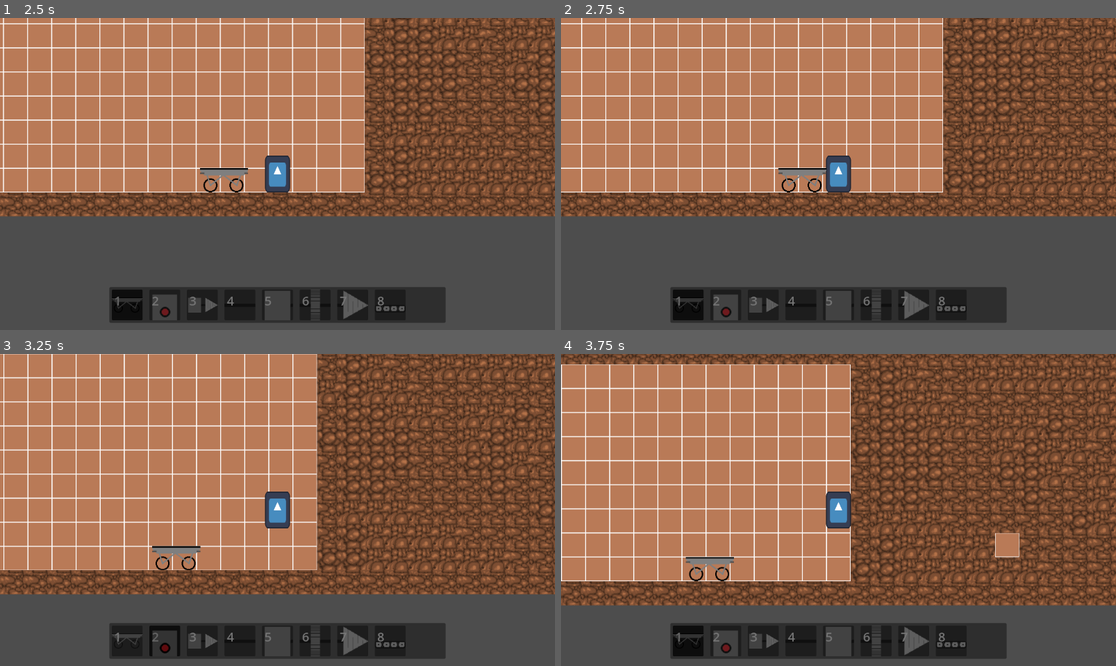
Above: before the commit, frames 1-4 (two rows, left to right).
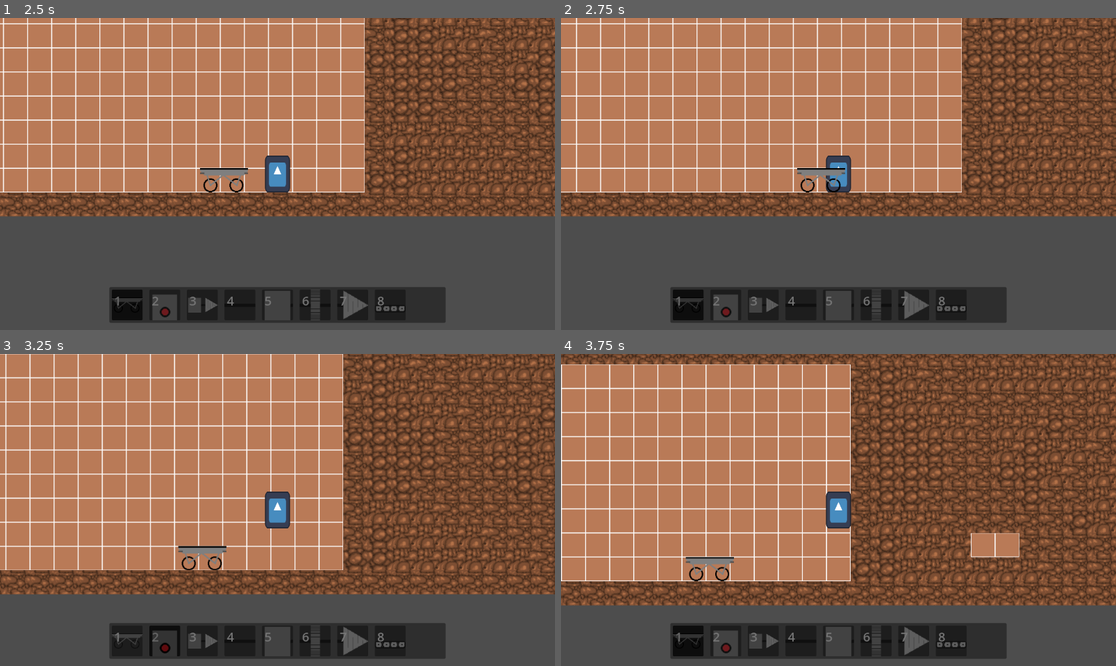
Above: after the commit, the same moments.

Repository: Redmori/Godot-Boring-Game
Game: Godot game, scene res://Scenes/main_scene.tscn
Same seed, same stepped clock (60 frames per second), same inputs: the game is played once before the commit and once after it. The engine's default icon, where the game draws it, is replaced by a stand-in: a white triangle on a blue panel in a dark square.
Inputs (mouse positions are in pixels of both pictures, inside the frame that each line leads up to):
- Up to frame 1 (2.5 s): tap Enter (ui_accept) at 0.5, 0.77, 1.52 s; move the mouse to (327, 248) at 0.52 s; hold 1 (hotkey_1) 0.53-1.28 s; hold Right (ui_right) 0.53-2.03 s; click (327, 248) at 0.67 s; move the mouse to (283, 217) at 1.27 s; tap 2 (hotkey_2) at 1.35 s; click (283, 217) at 1.42 s; move the mouse to (149, 155) at 2.02 s; hold Left (ui_left) from 2.03 s (still down); hold 1 (hotkey_1) from 2.03 s (still down); click (149, 155) at 2.17 s
- Up to frame 2 (2.75 s): keep holding Left (ui_left); keep holding 1 (hotkey_1)
- Up to frame 3 (3.25 s): move the mouse to (249, 572) at 2.77 s; release Left (ui_left) at 2.78 s; release 1 (hotkey_1) at 2.78 s; hold Right (ui_right) from 2.78 s (still down); tap 2 (hotkey_2) at 2.85 s; click (249, 572) at 2.92 s; tap Enter (ui_accept) at 3.02 s
- Up to frame 4 (3.75 s): keep holding Right (ui_right); move the mouse to (1005, 556) at 3.52 s; hold 1 (hotkey_1) from 3.53 s (still down); click (1005, 556) at 3.67 s

Frame 1 is identical in both runs. In frame 2, 17% of the frame differs, in the area x 0-100%, y 0-64%; in frame 3, 21%, in the area x 0-100%, y 0-78%; in frame 4, 0.3%.

Commit message:
inventory to PackedScenes
Changed the inventory items to used PackedScene instead of a string which can be used to load the scene

Diff:
--- a/Resources/Items/axle_resource.tres
+++ b/Resources/Items/axle_resource.tres
@@ -1,12 +1,13 @@
-[gd_resource type="Resource" script_class="Item" load_steps=3 format=3 uid="uid://bqiakegl05qgk"]
+[gd_resource type="Resource" script_class="Item" load_steps=4 format=3 uid="uid://bqiakegl05qgk"]
 
 [ext_resource type="Texture2D" uid="uid://by8syun4yj7uc" path="res://Sprites/Axle.png" id="1_t4dlv"]
 [ext_resource type="Script" path="res://Resources/item.gd" id="1_wg2ei"]
+[ext_resource type="PackedScene" uid="uid://nv37uwe2lpun" path="res://Scenes/Buildings/axle.tscn" id="2_5y8br"]
 
 [resource]
 script = ExtResource("1_wg2ei")
 name = "Axle"
 amount = 1
 building_mode = Array[int]([3])
-scene = "res://Scenes/Buildings/axle.tscn"
+scene = ExtResource("2_5y8br")
 icon = ExtResource("1_t4dlv")
--- a/Resources/Items/bore_resource.tres
+++ b/Resources/Items/bore_resource.tres
@@ -1,12 +1,13 @@
-[gd_resource type="Resource" script_class="Item" load_steps=3 format=3 uid="uid://cakfer36kj7rx"]
+[gd_resource type="Resource" script_class="Item" load_steps=4 format=3 uid="uid://cakfer36kj7rx"]
 
 [ext_resource type="Texture2D" uid="uid://btpuh5w4hg8v3" path="res://Sprites/Drillhead.png" id="1_2wyv4"]
 [ext_resource type="Script" path="res://Resources/item.gd" id="1_vwas2"]
+[ext_resource type="PackedScene" uid="uid://c5u5um7ij6pw" path="res://Scenes/Buildings/bore.tscn" id="2_qjf3u"]
 
 [resource]
 script = ExtResource("1_vwas2")
 name = "Bore"
 amount = 1
 building_mode = Array[int]([3])
-scene = "res://Scenes/Buildings/bore.tscn"
+scene = ExtResource("2_qjf3u")
 icon = ExtResource("1_2wyv4")
--- a/Resources/Items/cart_resource.tres
+++ b/Resources/Items/cart_resource.tres
@@ -1,12 +1,13 @@
-[gd_resource type="Resource" script_class="Item" load_steps=3 format=3 uid="uid://di86dycolsgrc"]
+[gd_resource type="Resource" script_class="Item" load_steps=4 format=3 uid="uid://di86dycolsgrc"]
 
 [ext_resource type="Texture2D" uid="uid://0amk8gatvwnx" path="res://Sprites/Cart.png" id="1_oexuc"]
 [ext_resource type="Script" path="res://Resources/item.gd" id="1_qdxpy"]
+[ext_resource type="PackedScene" uid="uid://gf85g7das527" path="res://Scenes/Buildings/cart.tscn" id="2_fu2gm"]
 
 [resource]
 script = ExtResource("1_qdxpy")
 name = "Cart"
 amount = 1
 building_mode = Array[int]([1])
-scene = "res://Scenes/Buildings/cart.tscn"
+scene = ExtResource("2_fu2gm")
 icon = ExtResource("1_oexuc")
--- a/Resources/Items/cog_resource.tres
+++ b/Resources/Items/cog_resource.tres
@@ -1,12 +1,13 @@
-[gd_resource type="Resource" script_class="Item" load_steps=3 format=3 uid="uid://sxd8d0pbc8hx"]
+[gd_resource type="Resource" script_class="Item" load_steps=4 format=3 uid="uid://sxd8d0pbc8hx"]
 
 [ext_resource type="Script" path="res://Resources/item.gd" id="1_falu8"]
 [ext_resource type="Texture2D" uid="uid://b4to0wpyeube6" path="res://Sprites/Cog.png" id="1_k3s2s"]
+[ext_resource type="PackedScene" uid="uid://bluw6jlk1jj5b" path="res://Scenes/Buildings/cog.tscn" id="2_1l7lv"]
 
 [resource]
 script = ExtResource("1_falu8")
 name = "Cog"
 amount = 1
 building_mode = Array[int]([3, 4])
-scene = "res://Scenes/Buildings/cog.tscn"
+scene = ExtResource("2_1l7lv")
 icon = ExtResource("1_k3s2s")
--- a/Resources/Items/conveyor_resource.tres
+++ b/Resources/Items/conveyor_resource.tres
@@ -1,12 +1,13 @@
-[gd_resource type="Resource" script_class="Item" load_steps=3 format=3 uid="uid://bhsjoj00kd6kb"]
+[gd_resource type="Resource" script_class="Item" load_steps=4 format=3 uid="uid://bhsjoj00kd6kb"]
 
 [ext_resource type="Texture2D" uid="uid://dddee2bkw0cog" path="res://Sprites/Conveyor.png" id="1_k66aw"]
 [ext_resource type="Script" path="res://Resources/item.gd" id="1_rveia"]
+[ext_resource type="PackedScene" uid="uid://c8i08fnha1g8a" path="res://Scenes/Buildings/conveyor.tscn" id="2_nsjyd"]
 
 [resource]
 script = ExtResource("1_rveia")
 name = "Conveyor"
 amount = 1
 building_mode = Array[int]([5])
-scene = "res://Scenes/Buildings/conveyor.tscn"
+scene = ExtResource("2_nsjyd")
 icon = ExtResource("1_k66aw")
--- a/Resources/Items/drill_resource.tres
+++ b/Resources/Items/drill_resource.tres
@@ -1,12 +1,13 @@
-[gd_resource type="Resource" script_class="Item" load_steps=3 format=3 uid="uid://dd7241lagikjr"]
+[gd_resource type="Resource" script_class="Item" load_steps=4 format=3 uid="uid://dd7241lagikjr"]
 
 [ext_resource type="Texture2D" uid="uid://bpummg0kfo2yf" path="res://Sprites/Drill.png" id="1_s6rlj"]
 [ext_resource type="Script" path="res://Resources/item.gd" id="1_x3oqs"]
+[ext_resource type="PackedScene" uid="uid://bkkamipwh38sb" path="res://Scenes/Buildings/drill.tscn" id="2_8ewhc"]
 
 [resource]
 script = ExtResource("1_x3oqs")
 name = "Drill"
 amount = 1
 building_mode = Array[int]([2])
-scene = "res://Scenes/Buildings/drill.tscn"
+scene = ExtResource("2_8ewhc")
 icon = ExtResource("1_s6rlj")
--- a/Resources/Items/machine_resource.tres
+++ b/Resources/Items/machine_resource.tres
@@ -1,12 +1,13 @@
-[gd_resource type="Resource" script_class="Item" load_steps=3 format=3 uid="uid://b0vhh7rgdsl1g"]
+[gd_resource type="Resource" script_class="Item" load_steps=4 format=3 uid="uid://b0vhh7rgdsl1g"]
 
 [ext_resource type="Texture2D" uid="uid://8854eaja5iko" path="res://Sprites/Furnace.png" id="1_qksxk"]
 [ext_resource type="Script" path="res://Resources/item.gd" id="1_rbf4d"]
+[ext_resource type="PackedScene" uid="uid://cbi1xlf8eoyop" path="res://Scenes/Buildings/machine.tscn" id="2_30r82"]
 
 [resource]
 script = ExtResource("1_rbf4d")
 name = "Machine"
 amount = 1
 building_mode = Array[int]([2])
-scene = "res://Scenes/Buildings/machine.tscn"
+scene = ExtResource("2_30r82")
 icon = ExtResource("1_qksxk")
--- a/Resources/Items/motor_resource.tres
+++ b/Resources/Items/motor_resource.tres
@@ -1,12 +1,13 @@
-[gd_resource type="Resource" script_class="Item" load_steps=3 format=3 uid="uid://cgango57hnn8d"]
+[gd_resource type="Resource" script_class="Item" load_steps=4 format=3 uid="uid://cgango57hnn8d"]
 
 [ext_resource type="Script" path="res://Resources/item.gd" id="1_54uyp"]
 [ext_resource type="Texture2D" uid="uid://6tc7v3unvpng" path="res://Sprites/Motor.png" id="1_ct0h0"]
+[ext_resource type="PackedScene" uid="uid://c6ic7wiyl1wrt" path="res://Scenes/Buildings/motor.tscn" id="2_13xl4"]
 
 [resource]
 script = ExtResource("1_54uyp")
 name = "Motor"
 amount = 1
 building_mode = Array[int]([2])
-scene = "res://Scenes/Buildings/motor.tscn"
+scene = ExtResource("2_13xl4")
 icon = ExtResource("1_ct0h0")
--- a/Resources/item.gd
+++ b/Resources/item.gd
@@ -4,5 +4,5 @@
 @export var name : String
 @export var amount : int
 @export var building_mode : Array[int]
-@export var scene : String
+@export var scene : PackedScene
 @export var icon : CompressedTexture2D
--- a/Scenes/Buildings/drill.tscn
+++ b/Scenes/Buildings/drill.tscn
@@ -22,6 +22,8 @@
 inventory = NodePath("../Inventory")
 
 [node name="Blockage" parent="." instance=ExtResource("4_fslhg")]
+position = Vector2(25, 0)
+scale = Vector2(2, 1)
 
 [node name="Inventory" parent="." instance=ExtResource("5_aetqr")]
 
--- a/Scenes/player.tscn
+++ b/Scenes/player.tscn
@@ -32,6 +32,7 @@
 shape = SubResource("RectangleShape2D_xvsoo")
 
 [node name="BuildingRange" type="Area2D" parent="."]
+z_index = 1
 script = ExtResource("3_7htir")
 inventory = Array[Resource("res://Resources/item.gd")]([ExtResource("4_6jhsk"), ExtResource("5_e782c"), ExtResource("6_dm8av"), ExtResource("7_kl5og"), ExtResource("8_js37j"), ExtResource("9_bij7e"), ExtResource("10_u8m2x"), ExtResource("11_6w3j7")])
 hotbar = ExtResource("4_jhwua")
--- a/Scenes/train.tscn
+++ b/Scenes/train.tscn
@@ -5,11 +5,12 @@
 [sub_resource type="RectangleShape2D" id="RectangleShape2D_ufti4"]
 
 [node name="Train" type="CharacterBody2D"]
-collision_layer = 2
-collision_mask = 2
+collision_layer = 0
+collision_mask = 0
 script = ExtResource("1_xtxxu")
 
 [node name="CollisionShape2D" type="CollisionShape2D" parent="."]
+visible = false
 position = Vector2(40, 0)
 shape = SubResource("RectangleShape2D_ufti4")
 debug_color = Color(0.941176, 0.192157, 0.388235, 0.419608)
--- a/Scripts/building.gd
+++ b/Scripts/building.gd
@@ -57,14 +57,16 @@
 		area_check(area)
 
 func build_on_spot(bs, building):
-	var new_machine = load(building).instantiate()
+	var new_machine = building.instantiate()
 	bs.add_child(new_machine)
 	_on_area_exited(bs)
 	bs.occupy()
-	if building == "res://Scenes/Buildings/drill.tscn":
+	if new_machine.name == "Drill" or new_machine.name == "Bore":
 		train.add_drill(new_machine)
-	if building == "res://Scenes/Buildings/bore.tscn":
-		train.add_drill(new_machine)
+	#if building == "res://Scenes/Buildings/drill.tscn":
+		#train.add_drill(new_machine)
+	#if building == "res://Scenes/Buildings/bore.tscn":
+		#train.add_drill(new_machine)
 
 
 func _on_area_entered(area : Area2D):
